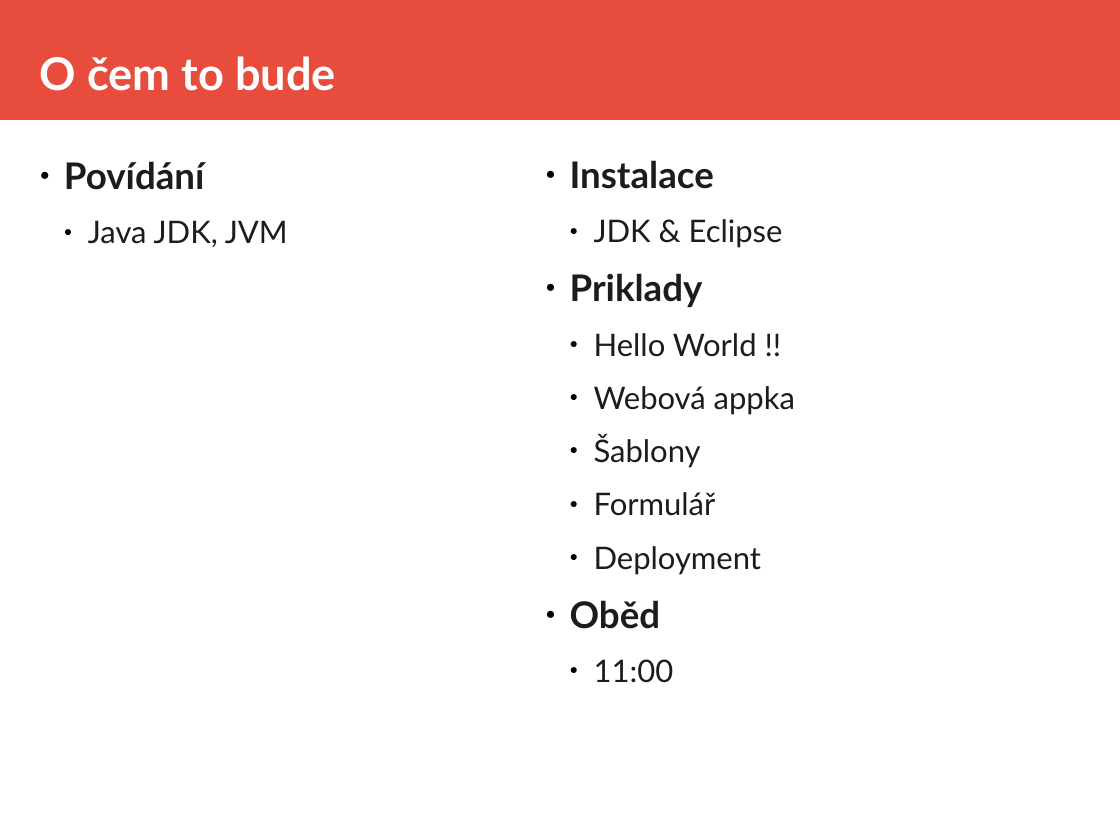
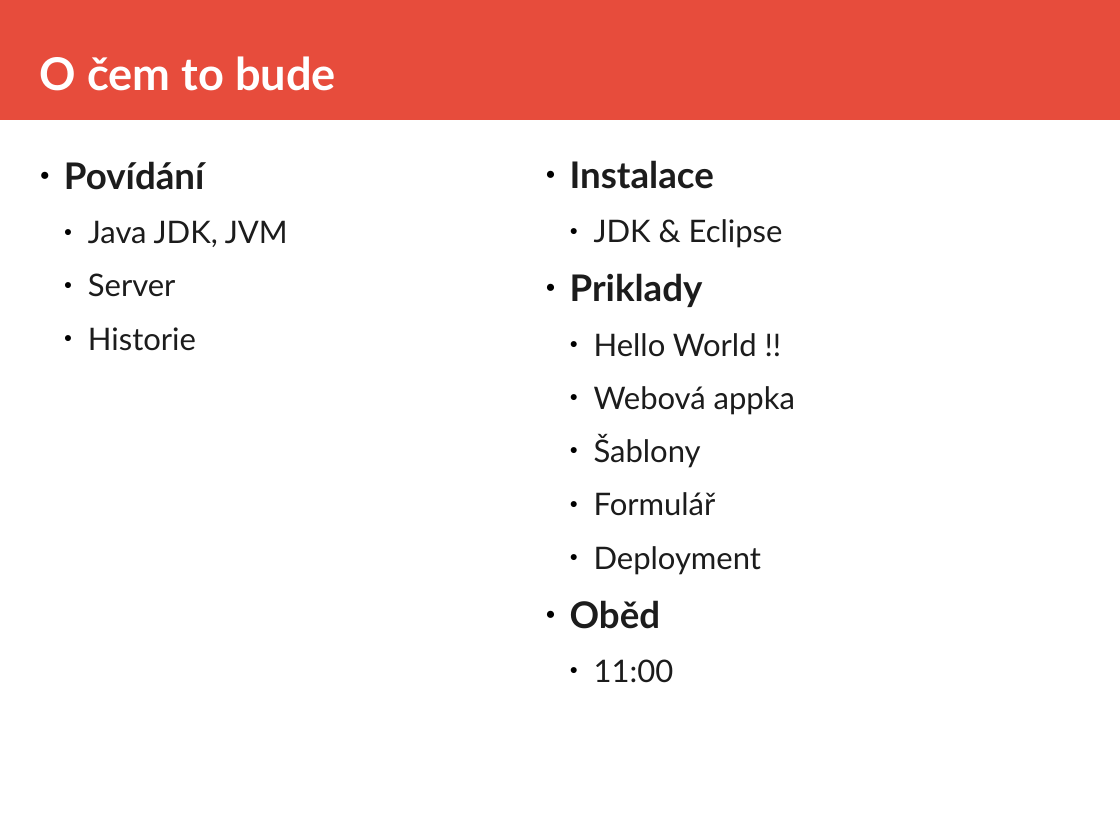
Before and after one commit to equabank/java-skoleni, a slide deck: slide 2 of v2/doc/prez.odp. Drawn at 1120x840 pixels with LibreOffice and Linux fonts; fonts in the diff are those of the drawing. Boxes give left, top, right and bottom in pixels: in the first picture for what was removed or moved away, otherwise in the second. Text is boxed around its words. In the diff, an @@ line names an element or a change of style, - is before the commit and + after.

```diff
--- a/v2/doc/prez.odp
+++ b/v2/doc/prez.odp
@@ text at bbox=[88, 273, 196, 351]: paragraphs added @@
+  ● Server
+  ● Historie
```
Also in this commit, not shown: 6 other slides changed, 7 slides added, 2 slides removed, 15 other files.
